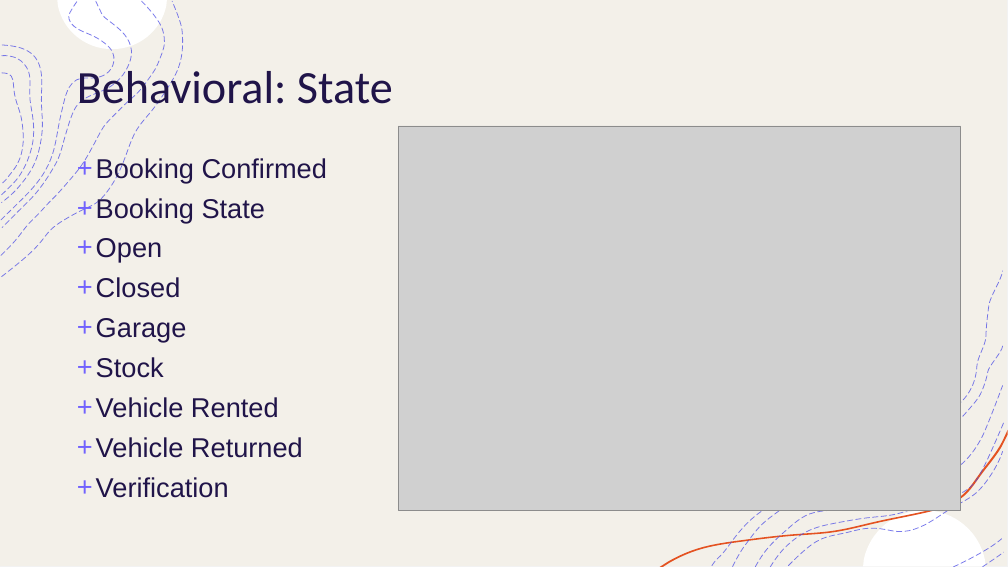
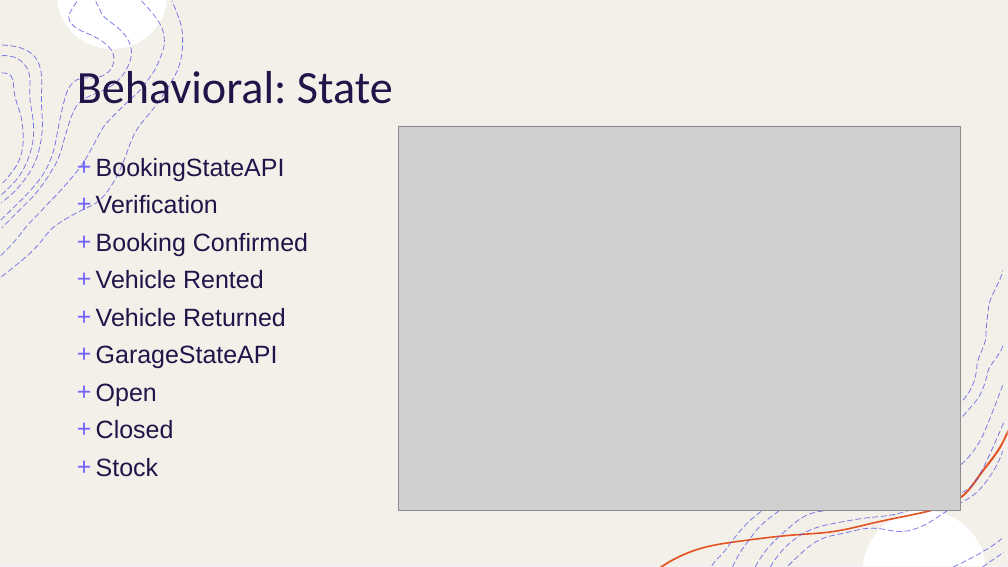
Before and after one commit to rajivranjan7/RideNow, a slide deck: slide 8 of Ridenow_Presentation.pptx. Drawn at 1008x567 pixels with LibreOffice and Linux fonts; fonts in the diff are those of the drawing; grey boxes stand for pictures. Boxes give left, top, right and bottom in pixels: in the first picture for what was removed or moved away, otherwise in the second. Text is boxed around its words. In the diff, an @@ line names an element or a change of style, - is before the commit and + after.

Commit message:
Minor change in ppt

```diff
--- a/Ridenow_Presentation.pptx
+++ b/Ridenow_Presentation.pptx
@@ text at (96, 157, 285, 214): paragraphs added @@
++ BookingStateAPI
++ Verification
@@ text at (96, 233, 308, 477): size 25.9 to 23.8 pt in "Booking Confirmed", "Open", "Closed", "Stock" @@
@@ text at (96, 270, 286, 368): text changed; size 25.9 to 23.8 pt @@
-+ Booking State
++ Vehicle Rented
++ Vehicle Returned
++ GarageStateAPI
@@ text at (96, 318, 187, 342): paragraph removed @@
-+ Garage
@@ text at (96, 397, 303, 498): paragraphs removed @@
-+ Vehicle Rented
-+ Vehicle Returned
-+ Verification
```
Also in this commit, not shown: 5 other slides changed, 1 slide added.
